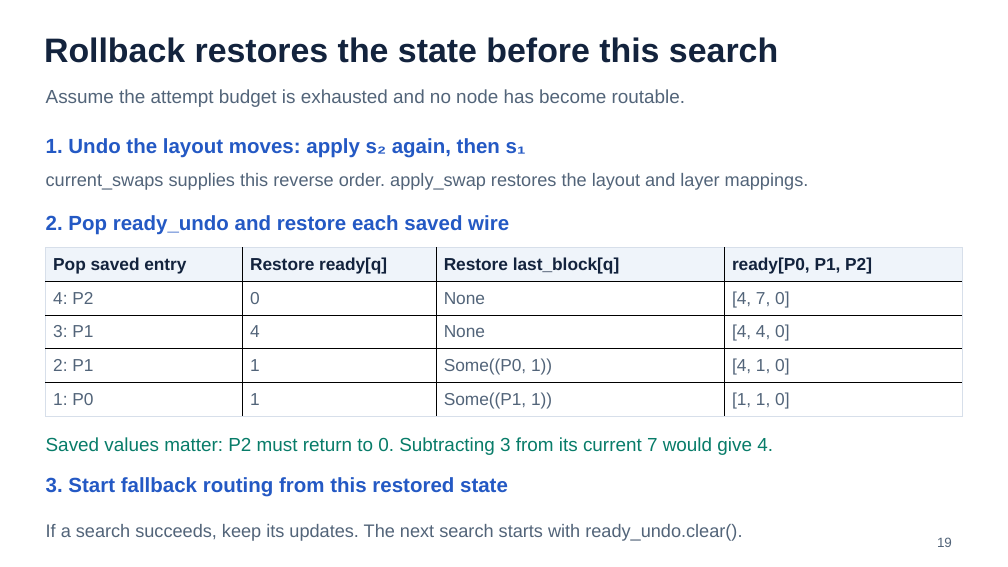
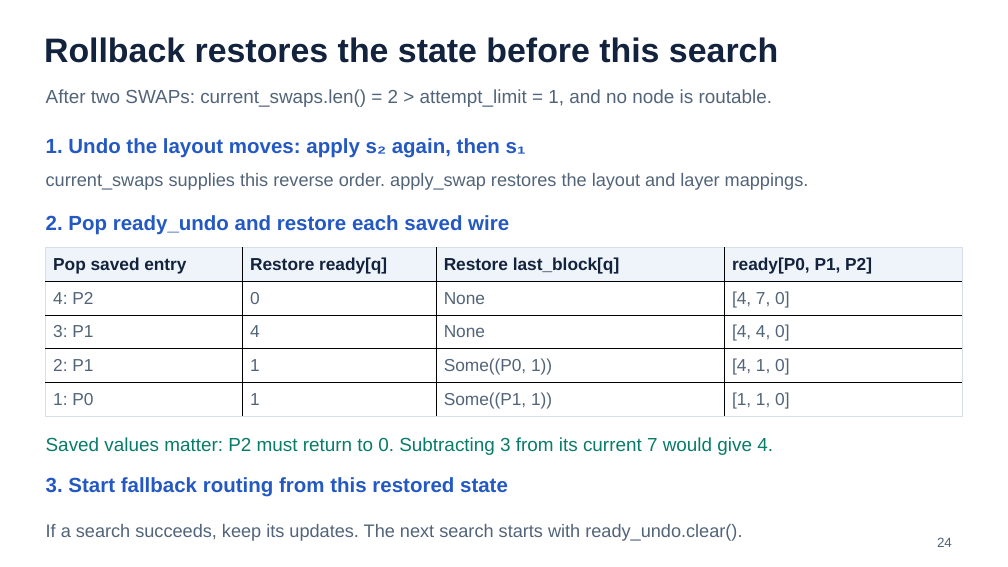
Before and after one commit to AI-native-Systems-Research/qiskit-evolved, a slide deck: slide 24 of design/change_description_codex.pptx (slide 19 before the commit). Drawn at 1008x567 pixels with LibreOffice and Linux fonts; fonts in the diff are those of the drawing. Boxes give left, top, right and bottom in pixels: in the first picture for what was removed or moved away, otherwise in the second. Text is boxed around its words. In the diff, an @@ line names an element or a change of style, - is before the commit and + after.

Commit message:
updated_presentation

```diff
--- a/design/change_description_codex.pptx
+++ b/design/change_description_codex.pptx
@@ text at (x1=46, y1=89, x2=773, y2=107): text changed @@
-Assume the attempt budget is exhausted and no node has become routable.
+After two SWAPs: current_swaps.len() = 2 > attempt_limit = 1, and no node is routable.
@@ text at (x1=937, y1=537, x2=952, y2=547): text changed @@
-19
+24
```
Also in this commit, not shown: 7 other slides changed, 5 slides added.
